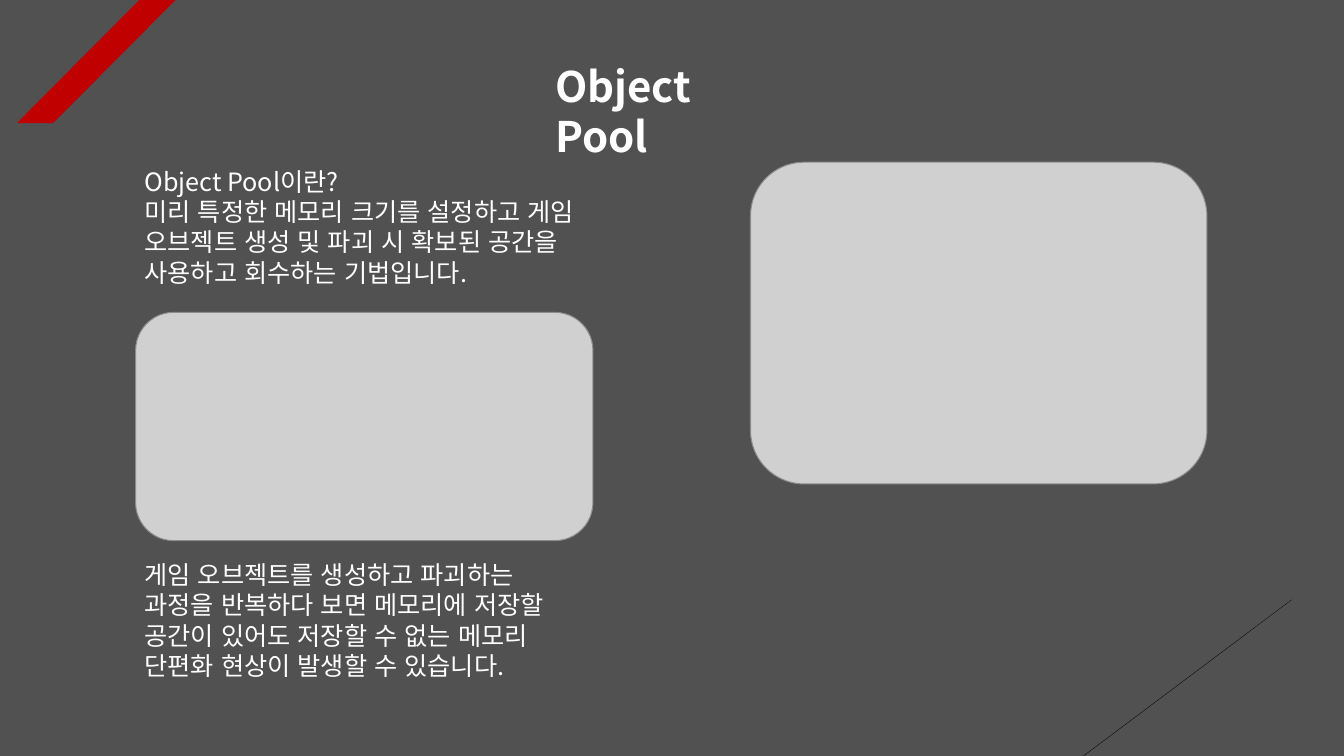
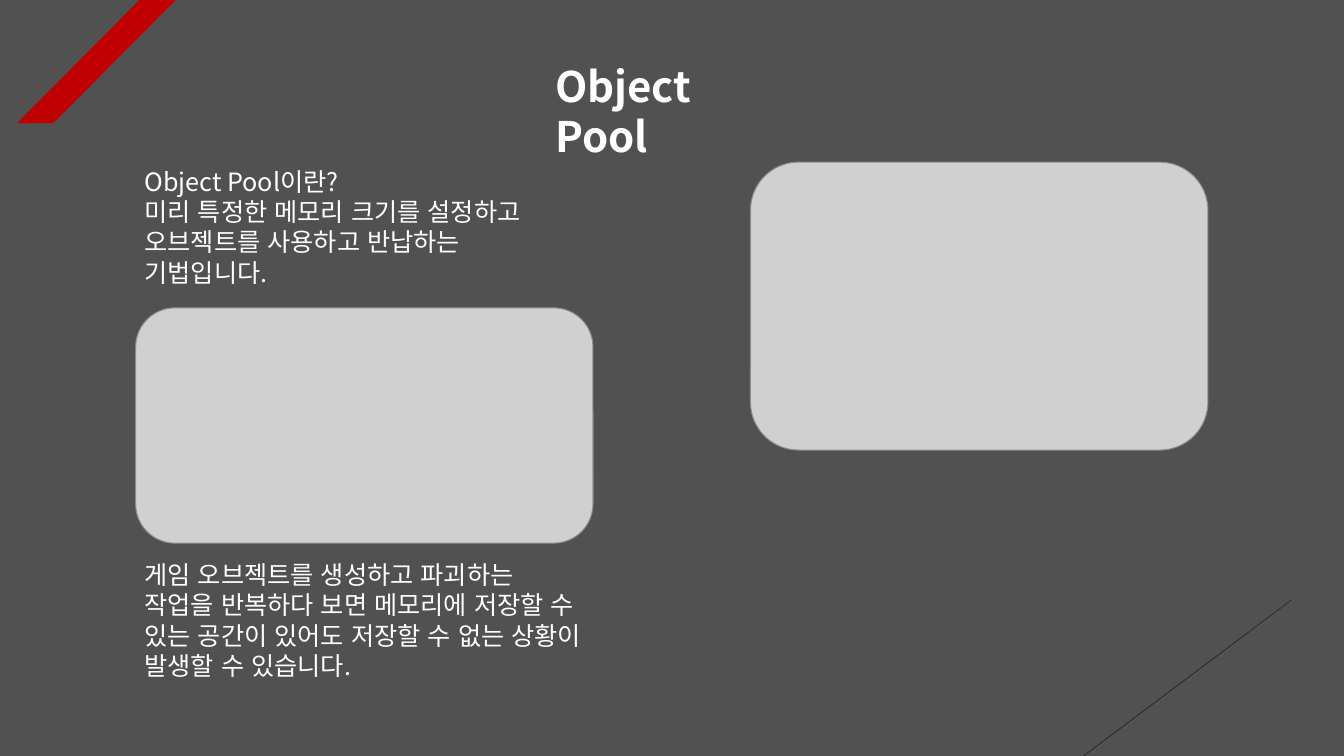
Before and after one commit to Unity2033/3D-UnityEngine, a slide deck: slide 5 of Assets/Class/Object Pooling/PPT Data/Object Pooling Example.pptx (slide 2 before the commit). Drawn at 1344x756 pixels with LibreOffice and Linux fonts; fonts in the diff are those of the drawing; grey boxes stand for pictures. Boxes give left, top, right and bottom in pixels: in the first picture for what was removed or moved away, otherwise in the second. Text is boxed around its words. In the diff, an @@ line names an element or a change of style, - is before the commit and + after.

```diff
--- a/Assets/Class/Object Pooling/PPT Data/Object Pooling Example.pptx
+++ b/Assets/Class/Object Pooling/PPT Data/Object Pooling Example.pptx
@@ picture: place and size @@
-picture at [751,162,1208,484]
+picture at [751,162,1209,451]
@@ text at [145,195,581,677]: text changed @@
-미리 특정한 메모리 크기를 설정하고 게임 오브젝트 생성 및 파괴 시 확보된 공간을 사용하고 회수하는 기법입니다.
-게임 오브젝트를 생성하고 파괴하는 과정을 반복하다 보면 메모리에 저장할 공간이 있어도 저장할 수 없는 메모리 단편화 현상이 발생할 수 있습니다.
+미리 특정한 메모리 크기를 설정하고 오브젝트를 사용하고 반납하는 기법입니다.
+게임 오브젝트를 생성하고 파괴하는 작업을 반복하다 보면 메모리에 저장할 수 있는 공간이 있어도 저장할 수 없는 상황이 발생할 수 있습니다.
@@ picture: place and size @@
-picture at [136,313,594,540]
+picture at [136,308,594,542]
```
Also in this commit, not shown: 1 other slide changed, 3 slides added, 15 other files.
